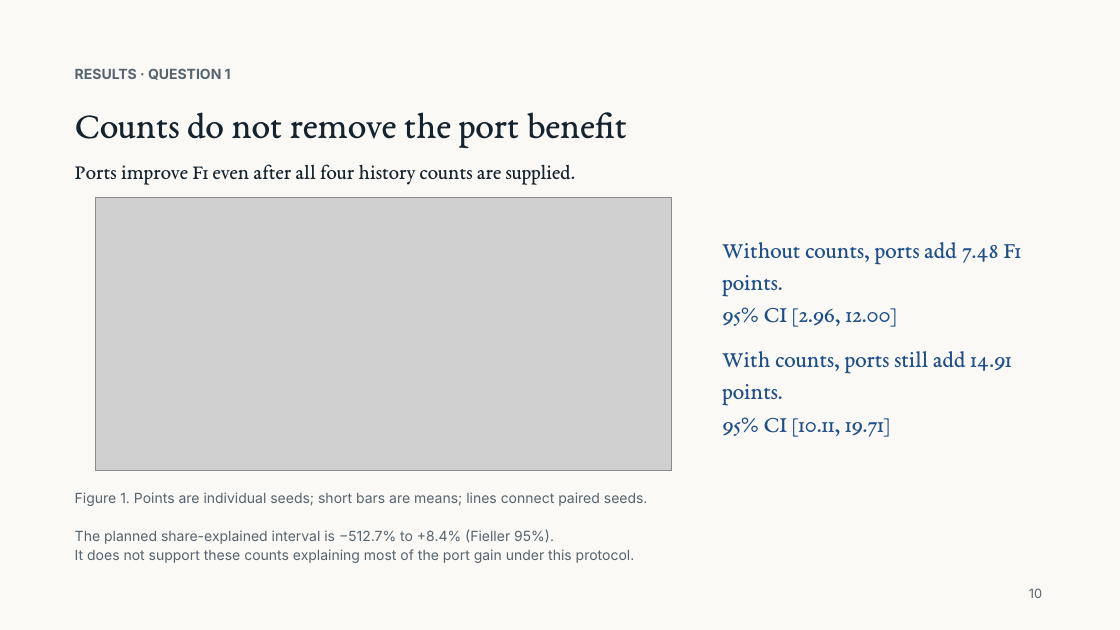
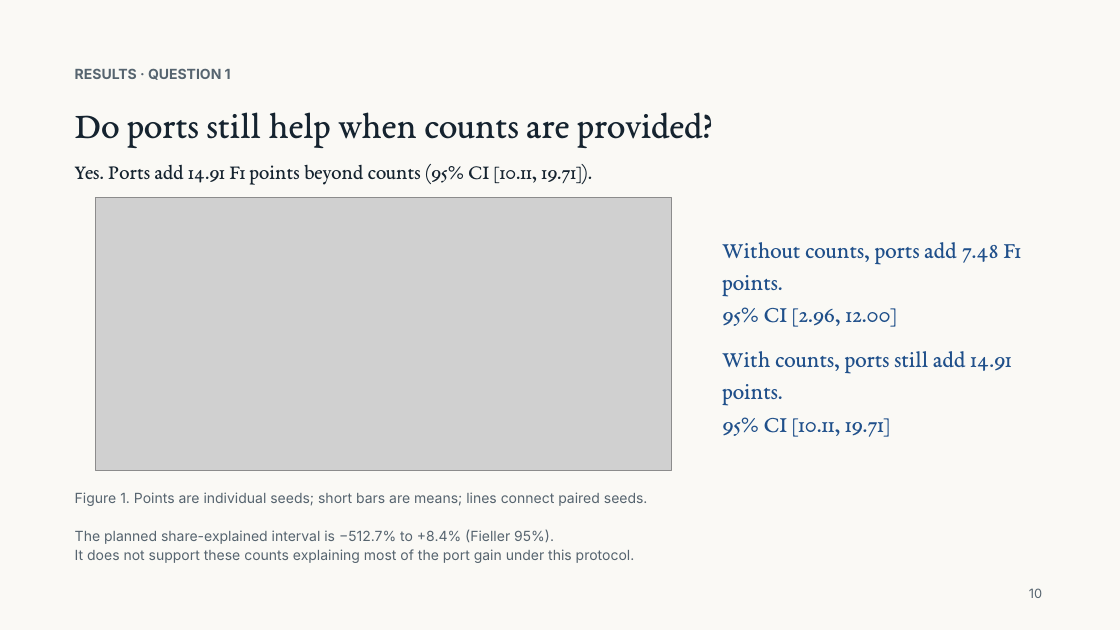
Before and after one commit to Yuchen-Fu/COMP9501, a slide deck: slide 10 of presentation/final-research/Beyond_Counterparty_Counts_FINAL.pptx. Drawn at 1120x630 pixels with LibreOffice and Linux fonts; fonts in the diff are those of the drawing; grey boxes stand for pictures. Boxes give left, top, right and bottom in pixels: in the first picture for what was removed or moved away, otherwise in the second. Text is boxed around its words. In the diff, an @@ line names an element or a change of style, - is before the commit and + after.

Commit message:
Align RQ1 wording with the incremental port comparison

```diff
--- a/presentation/final-research/Beyond_Counterparty_Counts_FINAL.pptx
+++ b/presentation/final-research/Beyond_Counterparty_Counts_FINAL.pptx
@@ text at <box>75,112,712,148</box>: text changed @@
-Counts do not remove the port benefit
+Do ports still help when counts are provided?
@@ text at <box>75,164,592,185</box>: text changed @@
-Ports improve F1 even after all four history counts are supplied.
+Yes. Ports add 14.91 F1 points beyond counts (95% CI [10.11, 19.71]).
```
Also in this commit, not shown: 2 other slides changed, 23 other files.
